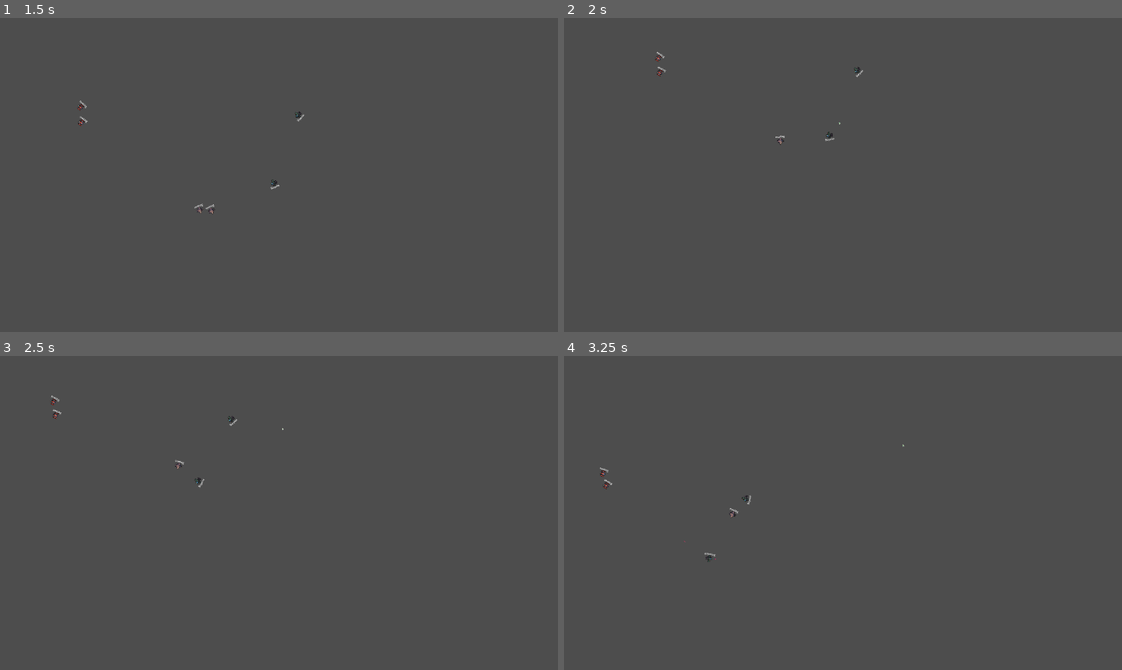
Above: before the commit, frames 1-4 (two rows, left to right).
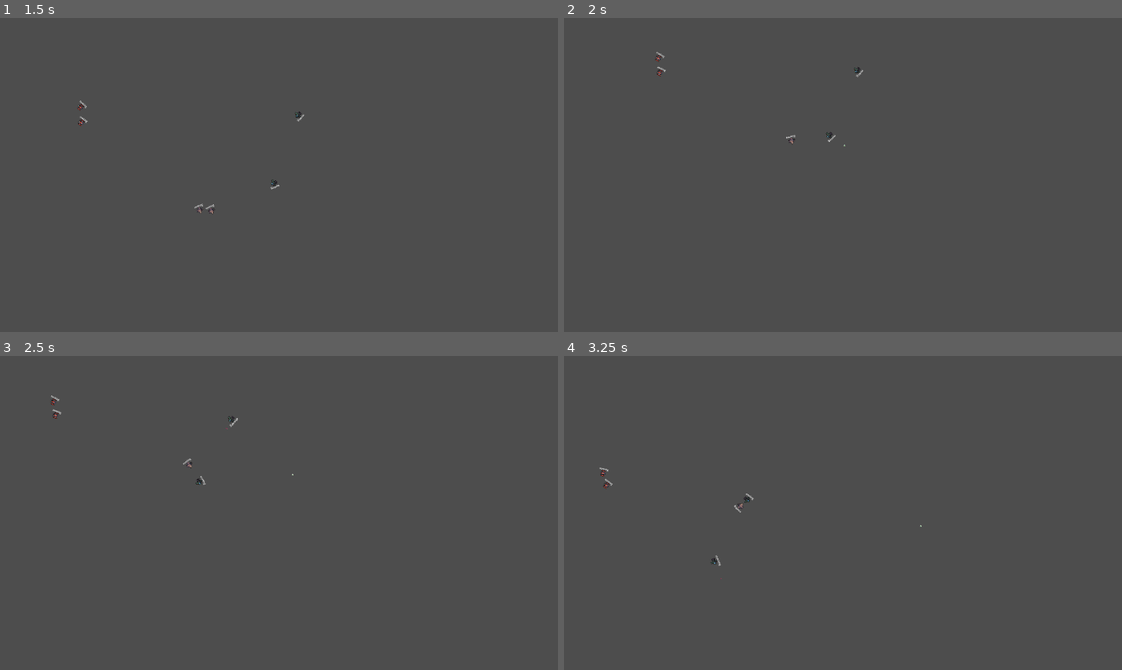
Above: after the commit, the same moments.

Repository: braja/space_battle_sim_thing
Game: Godot game, scene res://worldtest.tscn
The game is run twice, just before and just after one commit, with the same random seed, the same clock (stepped at 60 frames per second) and the same inputs. The project has no main scene, so this scene is started directly.
Inputs (mouse positions are in pixels of both pictures, inside the frame that each line leads up to):
- Up to frame 1 (1.5 s): move the mouse to (401, 159) at 0.52 s; hold Right (ui_right) 0.53-1.28 s; click (401, 159) at 0.67 s; move the mouse to (161, 190) at 1.27 s; hold Down (ui_down) from 1.28 s (still down)
- Up to frame 2 (2 s): keep holding Down (ui_down)
- Up to frame 3 (2.5 s): move the mouse to (334, 440) at 2.02 s; release Down (ui_down) at 2.03 s; hold Right (ui_right) from 2.03 s (still down)
- Up to frame 4 (3.25 s): move the mouse to (809, 575) at 2.77 s; release Right (ui_right) at 2.78 s; hold Up (ui_up) from 2.78 s (still down); click (809, 575) at 2.92 s

Frame 1 is identical in both runs. In frame 2, less than 0.1% of the frame differs, in the area x 16-54%, y 10-41%; in frame 3, 0.1%; in frame 4, 0.2%, in the area x 6-65%, y 28-72%.

Commit message:
improve ai

Diff:
--- a/scenes/fighter_base/fighter_base.gd
+++ b/scenes/fighter_base/fighter_base.gd
@@ -44,7 +44,7 @@
 		if distance_to_target <= flee_distance:
 			change_state(State.EVADING)
 			state_label.text = "evading"
-			move(target_pos, true)  # Pass true for evade
+			evade(target_pos)  # Pass true for evade
 		elif distance_to_target > flee_distance and distance_to_target <= attack_range:
 			change_state(State.ATTACKING)
 			state_label.text = "attacking"
@@ -84,6 +84,15 @@
 	apply_central_impulse(transform.x * acceleration)
 
 
+func evade(target_position: Vector2) -> void:
+	var direction = (position - target_position).normalized()
+	var random_angle = deg_to_rad(randi_range(-45, 45)) # Random angle for variation in evasion
+	direction = Vector2(direction.x * cos(random_angle) - direction.y * sin(random_angle), direction.x * sin(random_angle) + direction.y * cos(random_angle))
+	var target_angle = atan2(direction.y, direction.x)
+	rotate_to_target(target_angle)
+	apply_central_impulse(transform.x * acceleration)
+
+
 
 func find_closest_enemy() -> Node2D:
 	var closest_distance := 1e9
@@ -106,15 +115,17 @@
 
 
 func attack():
-	if not projectile:
+	if not projectile or not is_instance_valid(target):
 		return
-	if not attacking && currentState != State.EVADING:
-		if is_instance_valid(target):
-			var proj = projectile.instantiate()
-			proj.transform = projectile_spawner.global_transform
-			owner.add_child(proj)
-			attacking = true
-			attack_timer.start()
+	if not attacking and currentState != State.EVADING:
+		var proj = projectile.instantiate()
+		var predicted_target_position = target.global_position + target.linear_velocity
+		var direction = (predicted_target_position - position).normalized()
+		proj.global_transform = Transform2D(atan2(direction.y, direction.x), projectile_spawner.global_position)
+		owner.add_child(proj)
+		attacking = true
+		attack_timer.start()
+
 
 
 func stop_attack():
